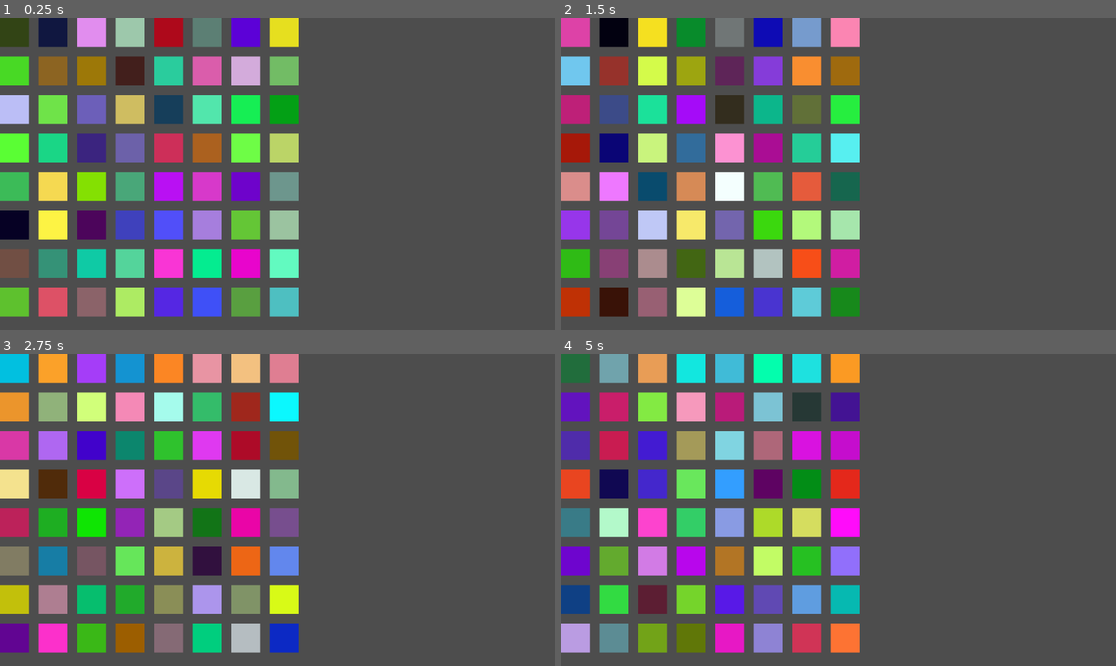
Above: before the commit, frames 1-4 (two rows, left to right).
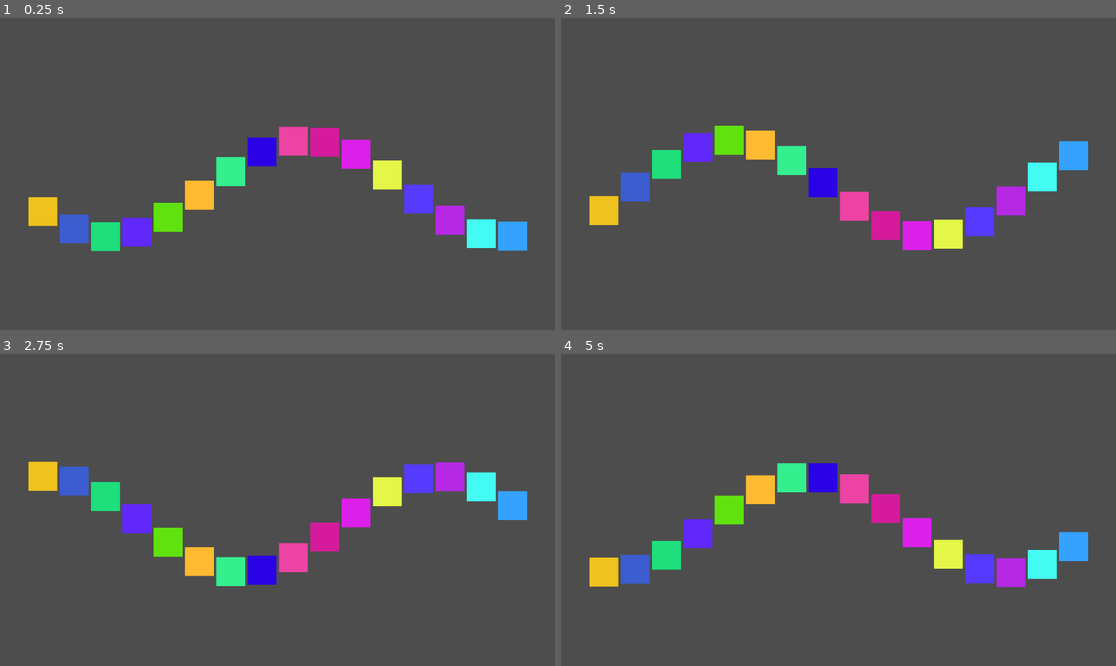
Above: after the commit, the same moments.

Repository: mrbbbaixue/godot-copilot
Game: Godot game, scene res://main.tscn
Same seed, same stepped clock (60 frames per second), same inputs: the game is played once before the commit and once after it. The project has no main scene, so this scene is started directly.
Inputs:
- Up to frame 1 (0.25 s): no input
- Up to frame 2 (1.5 s): tap Enter (ui_accept) at 0.5, 1.35 s; hold Enter (ui_accept) 0.53-1.28 s
- Up to frame 3 (2.75 s): tap Enter (ui_accept) at 1.52, 1.82 s; hold Enter (ui_accept) from 2.03 s (still down)
- Up to frame 4 (5 s): release Enter (ui_accept) at 2.78 s; tap Enter (ui_accept) at 2.85, 3.02, 3.32, 4.35, 4.52, 4.82 s; hold Enter (ui_accept) 3.53-4.28 s

The runs differ from the first frame. In frame 1, 37% of the frame differs, in the area x 0-95%, y 0-96%; in frame 2, 37%; in frame 3, 37%; in frame 4, 37%.

Commit message:
Update main.tscn

Diff:
--- a/main.gd
+++ b/main.gd
@@ -1,14 +1,16 @@
 @tool
 extends Node2D
+@export var block_size: Vector2 = Vector2(50, 50)
+@export var spacing: int = 5
+@export var block_count: int = 8
+@export var show_in_editor: bool = true : set = set_show_in_editor
+@export var wave_speed: float = 2.0
+@export var wave_amplitude: float = 100.0
+@export var wave_frequency: float = 0.5
 
-# 色块大小
-@export var block_size: Vector2 = Vector2(50, 50)
-# 色块间距
-@export var spacing: int = 5
-# 网格行列数
-@export var grid_size: Vector2 = Vector2(8, 6)
-# 是否在编辑器中显示
-@export var show_in_editor: bool = true : set = set_show_in_editor
+var is_paused: bool = false
+var time: float = 0.0
+var blocks: Array = []
 
 func _ready():
 	if Engine.is_editor_hint() and show_in_editor:
@@ -19,34 +21,52 @@
 func set_show_in_editor(value: bool) -> void:
 	show_in_editor = value
 	if Engine.is_editor_hint():
-		# 清除现有色块
 		for child in get_children():
 			if child is ColorRect:
 				child.queue_free()
-		# 如果需要显示，重新生成
 		if show_in_editor:
 			generate_color_blocks()
 
 func generate_color_blocks():
-	for x in range(grid_size.x):
-		for y in range(grid_size.y):
-			# 创建色块
-			var block = ColorRect.new()
-			block.size = block_size
-			block.position = Vector2(x * (block_size.x + spacing), y * (block_size.y + spacing))
+	blocks.clear()
+	# 计算总宽度和起始位置，使色块居中
+	var total_width = block_count * block_size.x + (block_count - 1) * spacing
+	var start_x = (get_viewport_rect().size.x - total_width) / 2
 
-			# 生成随机颜色
-			var random_color = Color(randf(), randf(), randf())
-			block.color = random_color
+	for i in range(block_count):
+		var block = ColorRect.new()
+		block.size = block_size
+		block.position = Vector2(start_x + i * (block_size.x + spacing), get_viewport_rect().size.y / 2)
+		var random_color = generate_vibrant_color()
+		block.color = random_color
+		add_child(block)
+		blocks.append(block)
 
-			add_child(block)
+func _process(delta):
+	if Engine.is_editor_hint() or is_paused:
+		return
 
-# 按空格键重新生成色块
+	time += delta * wave_speed
+	for i in range(blocks.size()):
+		var block = blocks[i]
+		var wave_offset = sin(time + i * wave_frequency) * wave_amplitude
+		block.position.y = get_viewport_rect().size.y / 2 + wave_offset
+
 func _input(event):
 	if event.is_action_pressed("ui_accept") and not Engine.is_editor_hint():
-		# 清除现有色块
-		for child in get_children():
-			if child is ColorRect:
-				child.queue_free()
-		# 生成新色块
-		generate_color_blocks()
+		is_paused = !is_paused
+
+func generate_vibrant_color() -> Color:
+	# 生成鲜艳颜色的方法：保持高饱和度和亮度
+	var hue = randf()  # 随机色相
+	var saturation = randf_range(0.7, 1.0)  # 高饱和度
+	var value = randf_range(0.8, 1.0)  # 高亮度
+
+	# 或者使用另一种方法：固定一个通道为0或1，随机其他两个通道
+	# var method = randi() % 3
+	# match method:
+	# 	0: return Color(randf_range(0.8, 1.0), randf_range(0.8, 1.0), 0.0)  # 黄色系
+	# 	1: return Color(randf_range(0.8, 1.0), 0.0, randf_range(0.8, 1.0))  # 紫色系
+	# 	2: return Color(0.0, randf_range(0.8, 1.0), randf_range(0.8, 1.0))  # 青色系
+
+	return Color.from_hsv(hue, saturation, value)
--- a/main.tscn
+++ b/main.tscn
@@ -5,5 +5,4 @@
 [node name="Main" type="Node2D"]
 script = ExtResource("1_ig7tw")
 block_size = Vector2(60, 60)
-spacing = 20
-grid_size = Vector2(8, 8)
+block_count = 16
